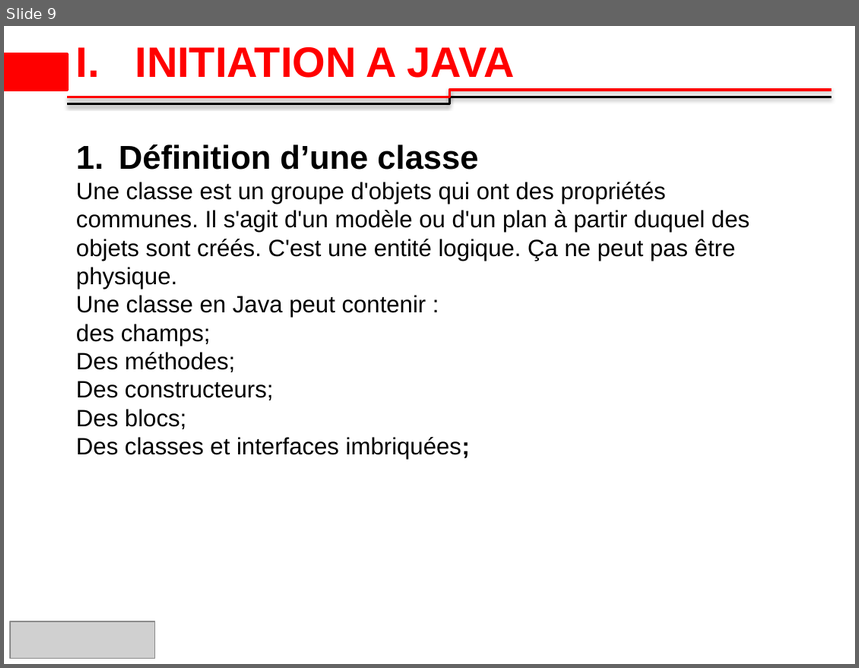
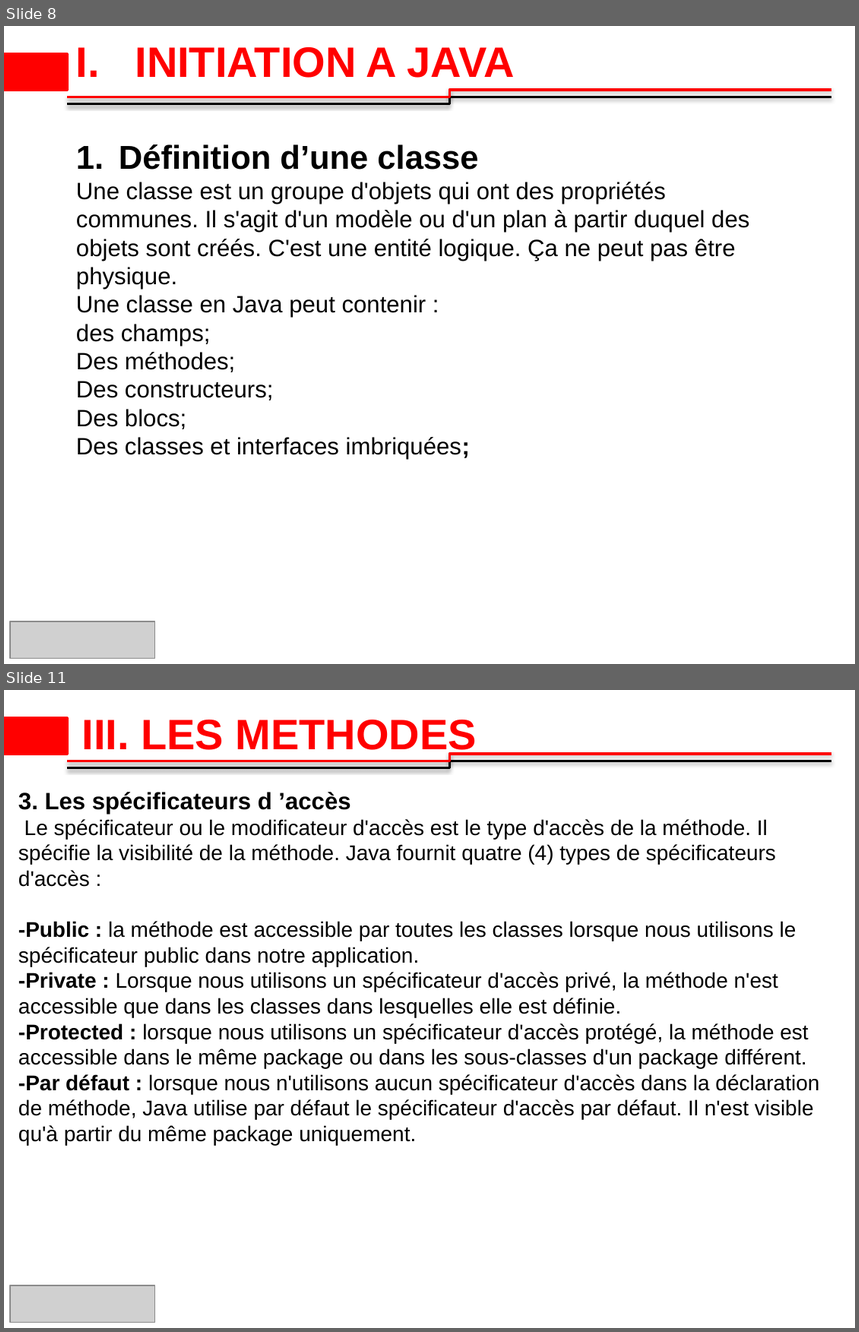
Before and after one commit to 2losky/Poo_Java, a slide deck: java-oop latest.pptx. Shown one above the other, each under a label of ours: slide 9 before the commit, slides 8 and 11 after it; the slides between them are not shown. The pictures are 859x668 and 859x1332 pixels, drawn with LibreOffice and Linux fonts; fonts in the diff are those of the drawing; grey boxes stand for pictures; background and template pictures are left out. Boxes give left, top, right and bottom in pixels: in the first picture for what was removed or moved away, otherwise in the second. Text is boxed around its words. In the diff, an @@ line names an element or a change of style, - is before the commit and + after.

Commit message:
objet, classe, methode

```diff
--- a/java-oop latest.pptx
+++ b/java-oop latest.pptx
@@ slide 11 added at box(4, 690, 855, 1328), background #FFFFFF; not listed: 3 template elements that a slide beside it also shows @@
@@ title added at box(82, 720, 477, 757), 36 pt, text #FF0000, bold @@
+III. LES METHODES
@@ text added at box(18, 792, 819, 1145), 18 pt, text #000000 @@
+3. Les spécificateurs d ’accès
+Le spécificateur ou le modificateur d'accès est le type d'accès de la méthode. Il spécifie la visibilité de la méthode. Java fournit quatre (4) types de spécificateurs d'accès :
+-Public : la méthode est accessible par toutes les classes lorsque nous utilisons le spécificateur public dans notre application.
+-Private : Lorsque nous utilisons un spécificateur d'accès privé, la méthode n'est accessible que dans les classes dans lesquelles elle est définie.
+-Protected : lorsque nous utilisons un spécificateur d'accès protégé, la méthode est accessible dans le même package ou dans les sous-classes d'un package différent.
+-Par défaut : lorsque nous n'utilisons aucun spécificateur d'accès dans la déclaration de méthode, Java utilise par défaut le spécificateur d'accès par défaut. Il n'est visible qu'à partir du même package uniquement.
@@ picture added at box(10, 1286, 154, 1322) @@
@@ what was slide 9 is now slide 8 @@
```
Also in this commit, not shown: 2 slides changed, 9 other slides added, 1 slide removed, 2 other files.
